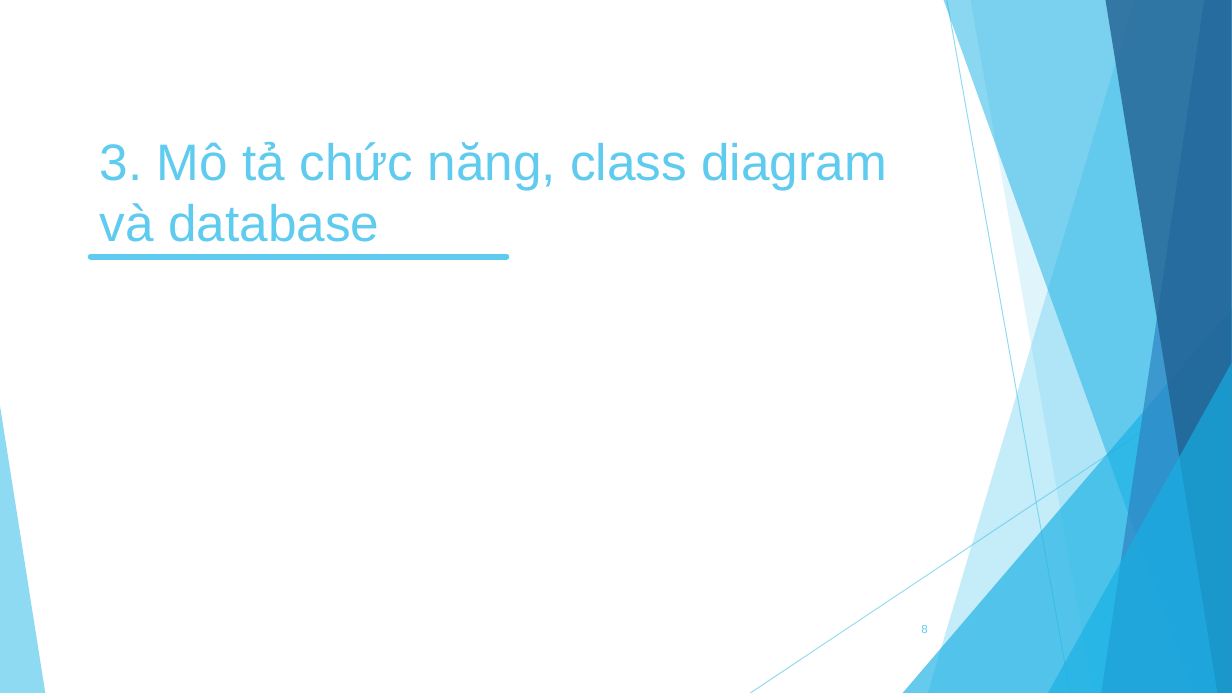
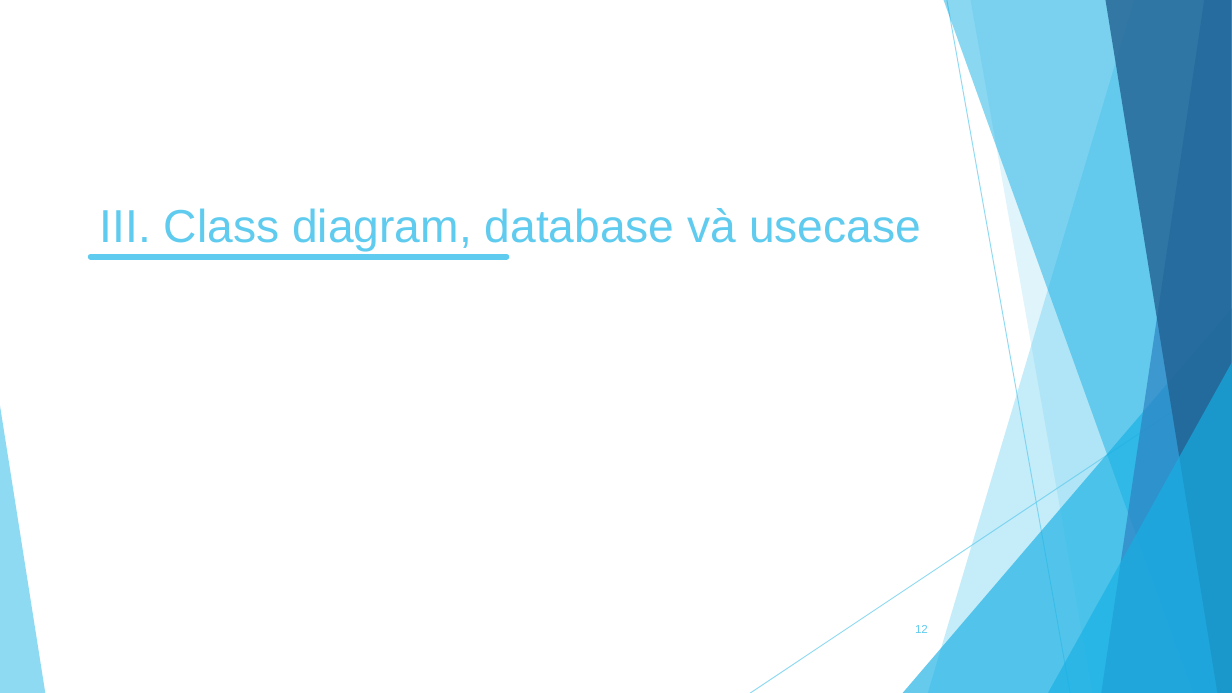
Before and after one commit to DuyK13/Rent-car-project, a slide deck: slide 12 of Tai_Lieu/Nhom14_KhoaLuan_Slide.pptx (slide 8 before the commit). Drawn at 1232x693 pixels with LibreOffice and Linux fonts; fonts in the diff are those of the drawing. Boxes give left, top, right and bottom in pixels: in the first picture for what was removed or moved away, otherwise in the second. Text is boxed around its words. In the diff, an @@ line names an element or a change of style, - is before the commit and + after.

```diff
--- a/Tai_Lieu/Nhom14_KhoaLuan_Slide.pptx
+++ b/Tai_Lieu/Nhom14_KhoaLuan_Slide.pptx
@@ title at (x1=100, y1=208, x2=921, y2=252): text changed; size 40 to 36 pt @@
-3. Mô tả chức năng, class diagram và database
+III. Class diagram, database và usecase
@@ page number at (x1=915, y1=625, x2=928, y2=633): text changed @@
-8
+12
```
Also in this commit, not shown: 9 other slides changed, 13 slides added, 6 slides removed, 14 other files.
